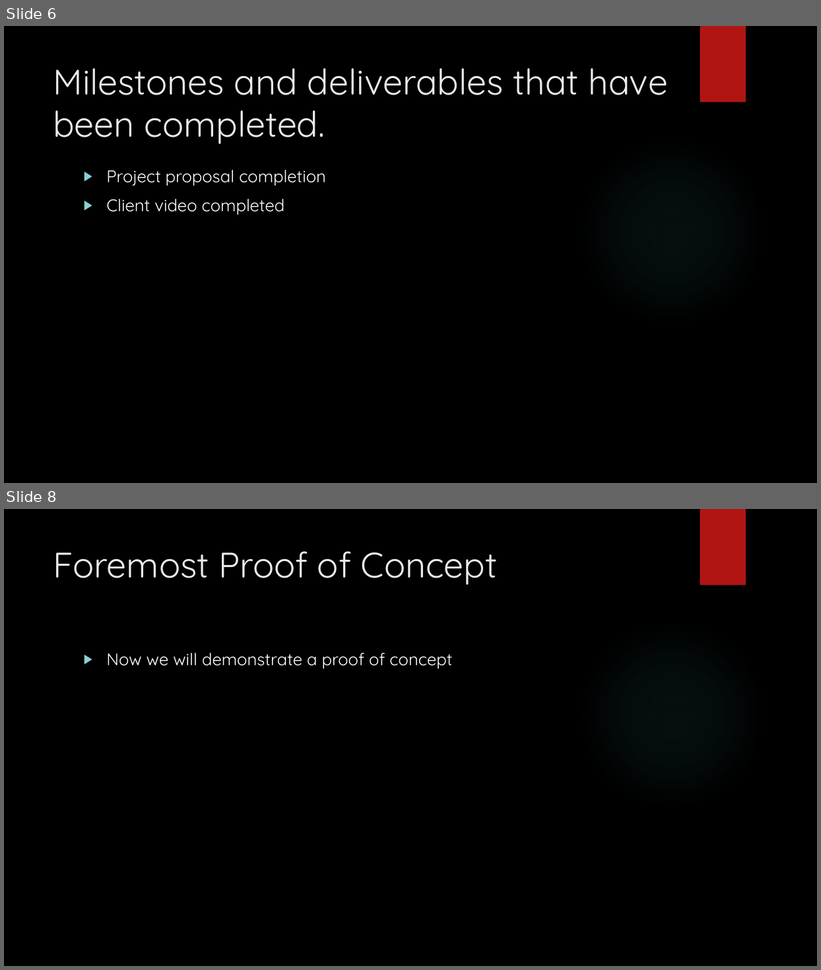
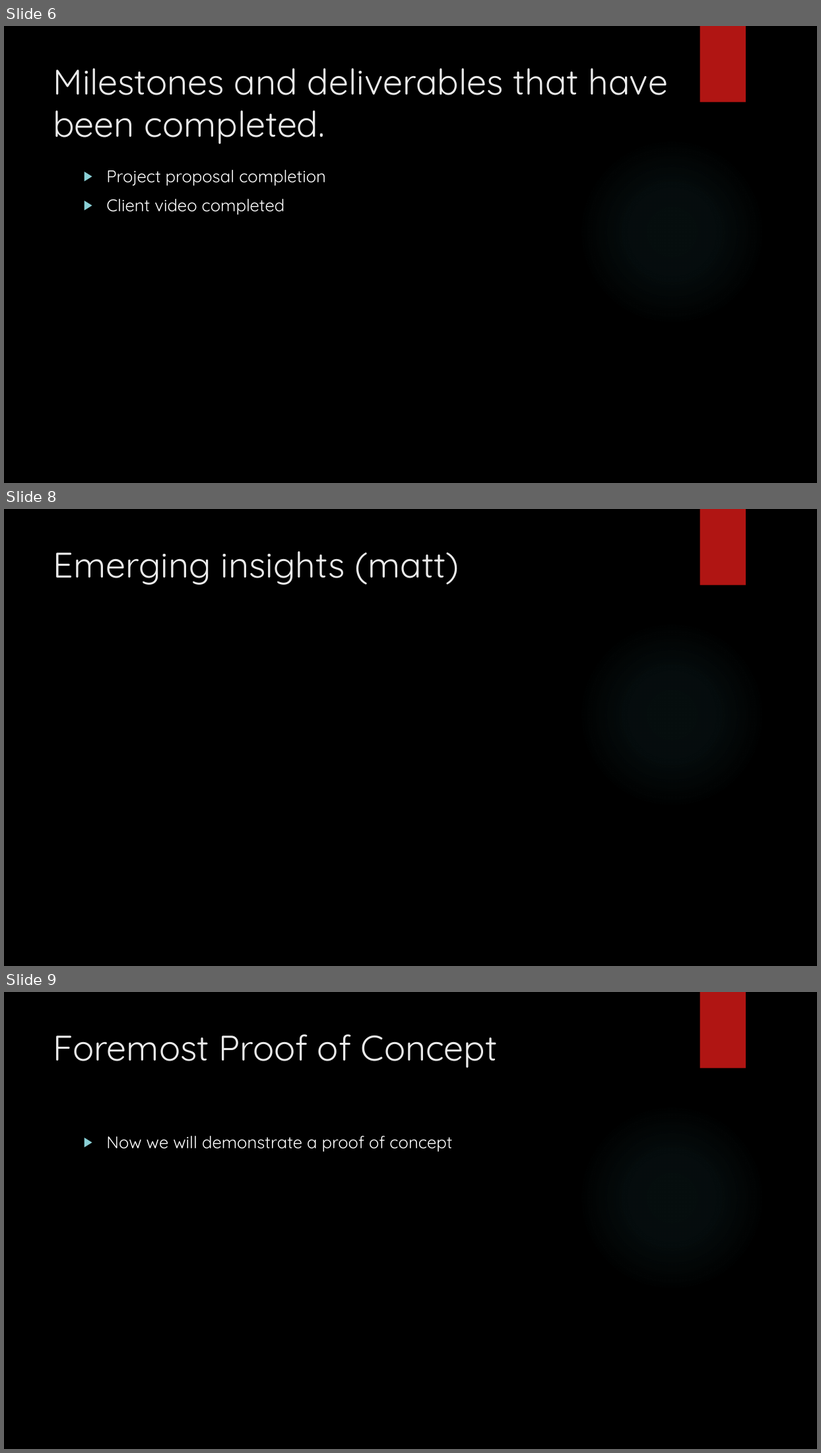
Before and after one commit to DavidSushames/BHB-Capstone, a slide deck: Mid project Update.pptx. Shown one above the other, each under a label of ours: slides 6 and 8 before the commit, slides 6, 8 and 9 after it; the slides between them are not shown. The pictures are 821x970 and 821x1453 pixels, drawn with LibreOffice and Linux fonts; fonts in the diff are those of the drawing; background and template pictures are left out. Boxes give left, top, right and bottom in pixels: in the first picture for what was removed or moved away, otherwise in the second. Text is boxed around its words. In the diff, an @@ line names an element or a change of style, - is before the commit and + after.

```diff
--- a/Mid project Update.pptx
+++ b/Mid project Update.pptx
@@ slide 8 added at (4,509,817,966), background picture (left out); not listed: 2 template elements that a slide beside it also shows @@
@@ title added at (54,551,459,585), 42 pt, text #EBEBEB @@
+Emerging insights (matt)
@@ what was slide 8 is now slide 9 @@
```
Also in this commit, not shown: 2 slides changed, 1 other file.
